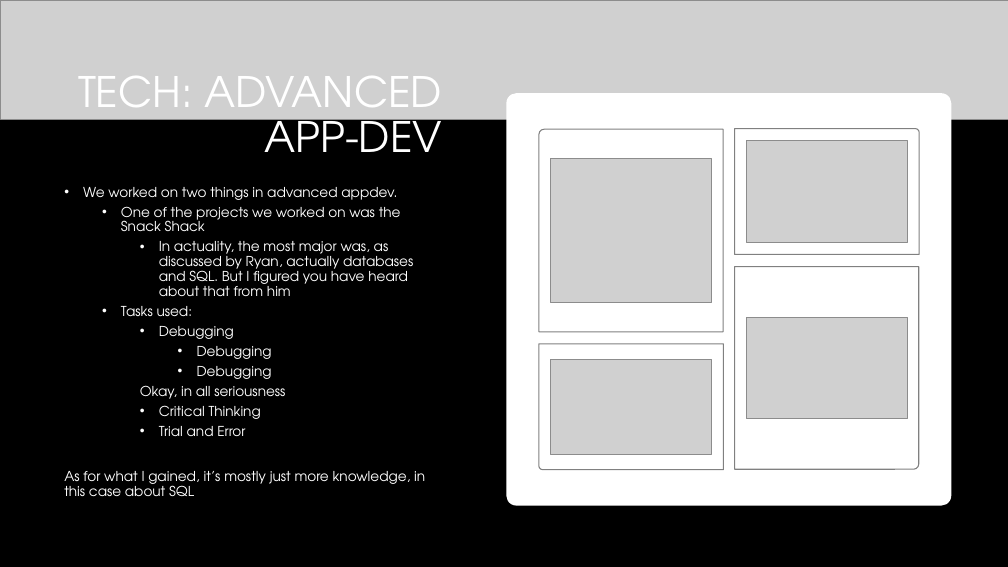
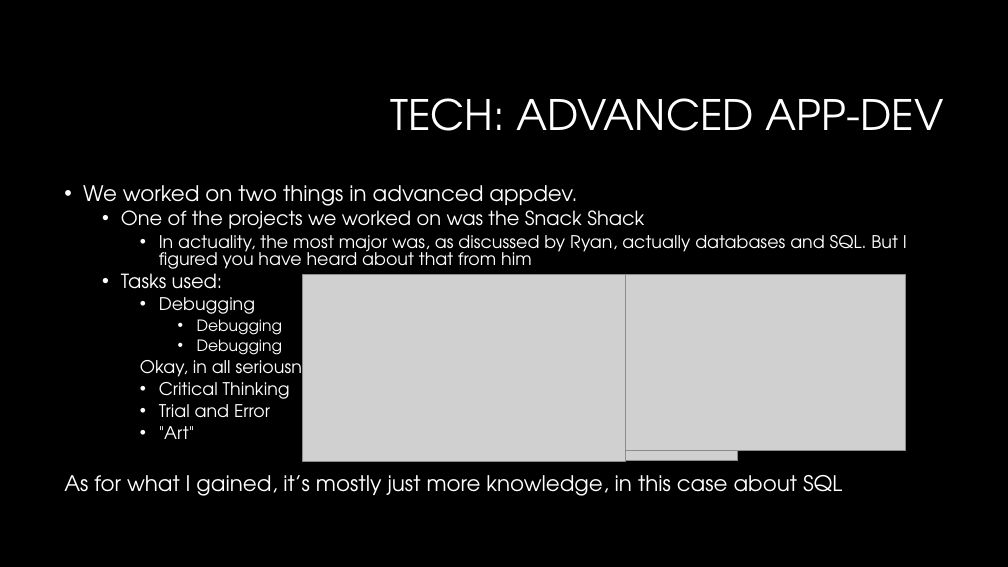
Before and after one commit to CTH-npitx/Presentations, a slide deck: slide 2 of Current Presentation/Spring 2026.pptx. Drawn at 1008x567 pixels with LibreOffice and Linux fonts; fonts in the diff are those of the drawing; grey boxes stand for pictures; background and template pictures are left out. Boxes give left, top, right and bottom in pixels: in the first picture for what was removed or moved away, otherwise in the second. Text is boxed around its words. In the diff, an @@ line names an element or a change of style, - is before the commit and + after.

Commit message:
tech

```diff
--- a/Current Presentation/Spring 2026.pptx
+++ b/Current Presentation/Spring 2026.pptx
@@ picture removed at [0, 0, 1008, 119] @@
@@ title "TECH: ADVANCED APP-DEV" rewrapped from [78, 76, 442, 152] to [390, 98, 944, 131] @@
@@ rounded rectangle removed at [507, 93, 951, 505] @@
@@ round rect removed at [539, 129, 724, 332] @@
@@ round rect removed at [735, 129, 920, 254] @@
@@ picture removed at [746, 141, 907, 242] @@
@@ text at [64, 185, 907, 496]: size 13 to 20.4 pt in "We worked on two things in advanced ...", "As for what I gained, it’s mostly ..."; size 13 to 18.5 pt in "One of the projects we worked on ...", "Tasks used:"; size 13 to 16.6 pt in "In actuality, the most major was, as ...", "Debugging", "Okay, in all seriousness", "Critical Thinking" and 1 more places; size 13 to 14.8 pt in "Debugging", "Debugging"; line spacing 0.9 to 0.8 @@
@@ round rect removed at [734, 267, 919, 470] @@
@@ picture: place and size @@
-picture at [551, 159, 712, 302]
+picture at [302, 274, 413, 373]
@@ picture added at [302, 274, 625, 461] @@
@@ picture: place and size @@
-picture at [551, 359, 712, 454]
+picture at [424, 274, 738, 461]
@@ picture: place and size @@
-picture at [746, 317, 907, 418]
+picture at [625, 274, 905, 451]
@@ round rect removed at [539, 344, 724, 470] @@
@@ text at [159, 426, 194, 439]: paragraph added @@
+    • "Art"
```
